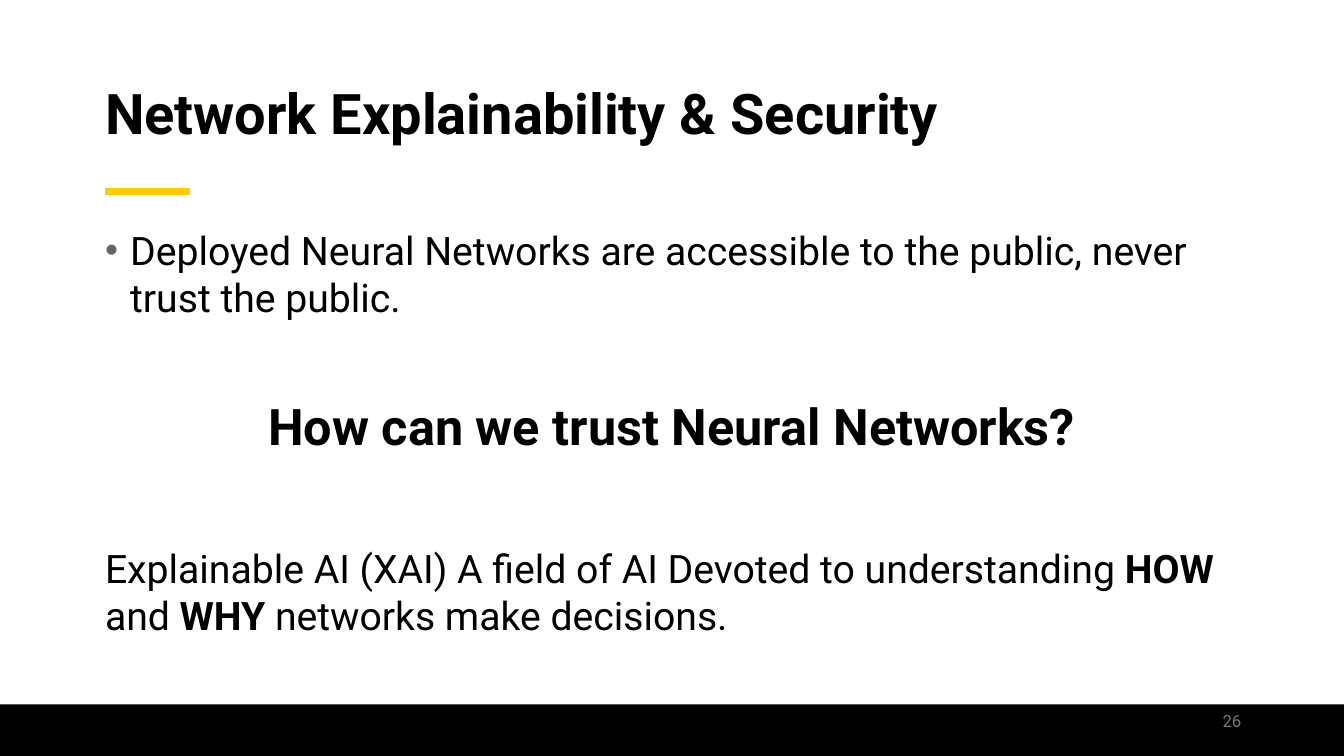
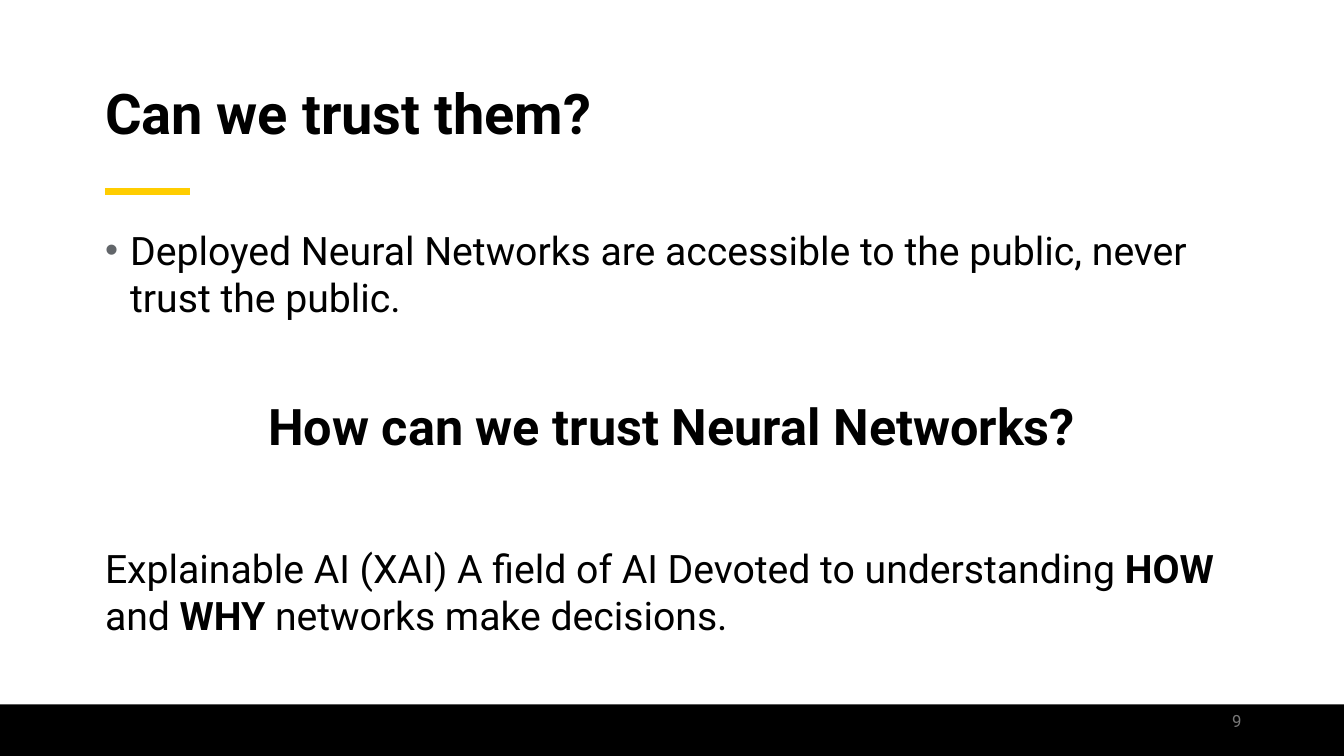
Before and after one commit to jamilgafur/Presentation, a slide deck: slide 9 of Presentation.pptx (slide 26 before the commit). Drawn at 1344x756 pixels with LibreOffice and Linux fonts; fonts in the diff are those of the drawing; background and template pictures are left out. Boxes give left, top, right and bottom in pixels: in the first picture for what was removed or moved away, otherwise in the second. Text is boxed around its words. In the diff, an @@ line names an element or a change of style, - is before the commit and + after.

```diff
--- a/Presentation.pptx
+++ b/Presentation.pptx
@@ title at <box>105,92,591,135</box>: text changed @@
-Network Explainability & Security
+Can we trust them?
@@ page number at <box>1232,715,1241,727</box>: text changed @@
-26
+9
```
Also in this commit, not shown: 15 other slides changed, 8 slides added, 15 slides removed.
